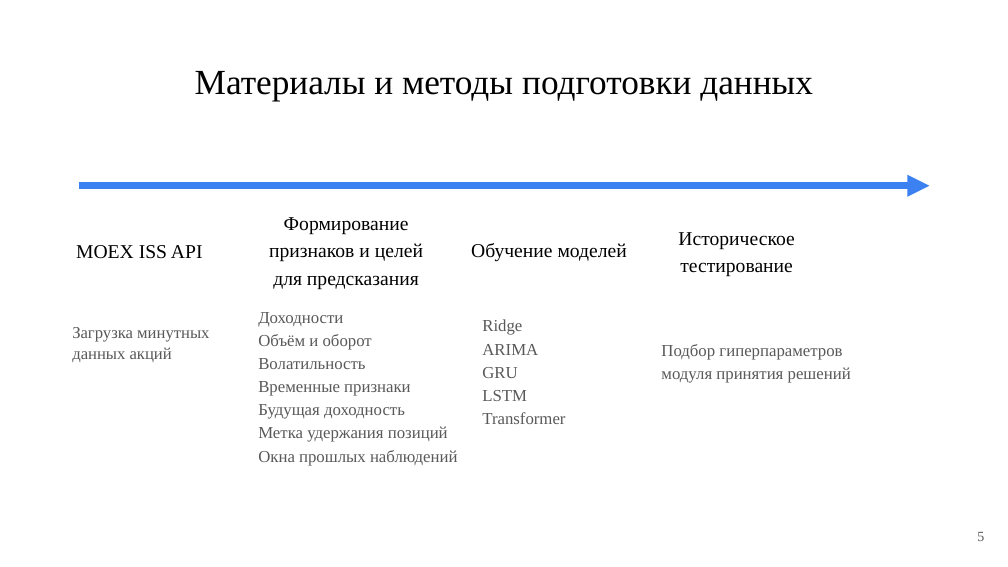
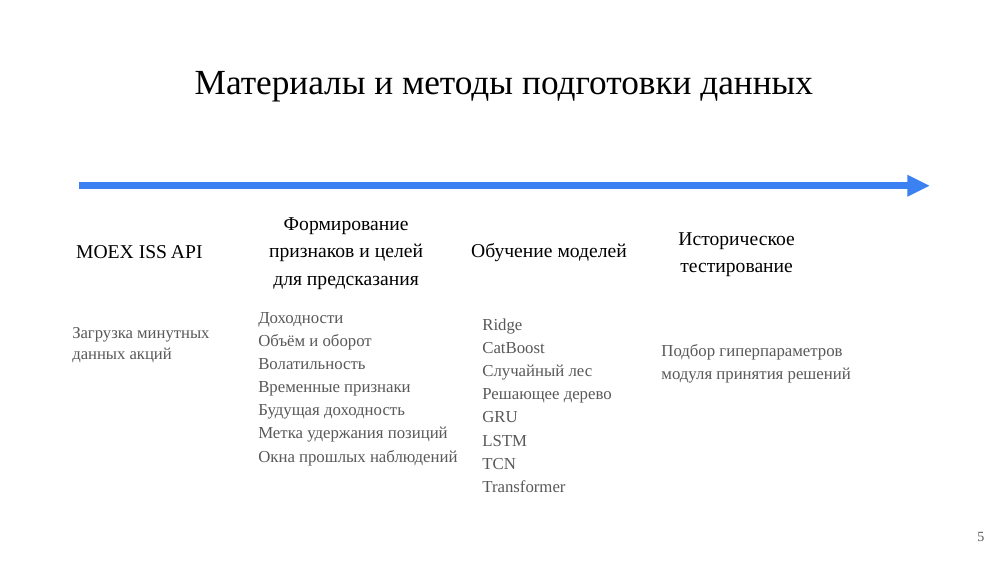
Before and after one commit to PetrovKirill00/BKP, a slide deck: slide 5 of Презентация.pptx. Drawn at 1008x567 pixels with LibreOffice and Linux fonts; fonts in the diff are those of the drawing. Boxes give left, top, right and bottom in pixels: in the first picture for what was removed or moved away, otherwise in the second. Text is boxed around its words. In the diff, an @@ line names an element or a change of style, - is before the commit and + after.

```diff
--- a/Презентация.pptx
+++ b/Презентация.pptx
@@ text at (482, 342, 612, 403): text changed @@
-ARIMA
+CatBoost
+Случайный лес
+Решающее дерево
@@ text at (482, 458, 516, 469): paragraph added @@
+TCN
```
Also in this commit, not shown: 2 other slides changed, 1 slide added, 1 slide removed, 12 other files.
